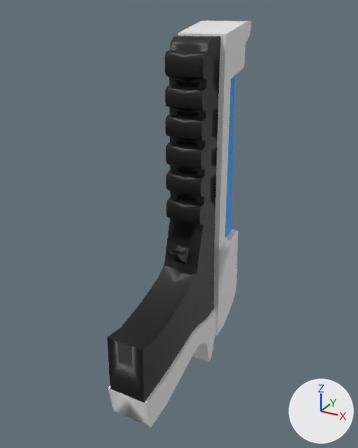
The FBX model Assets/3D/Pistol.fbx: old version first, new version second.
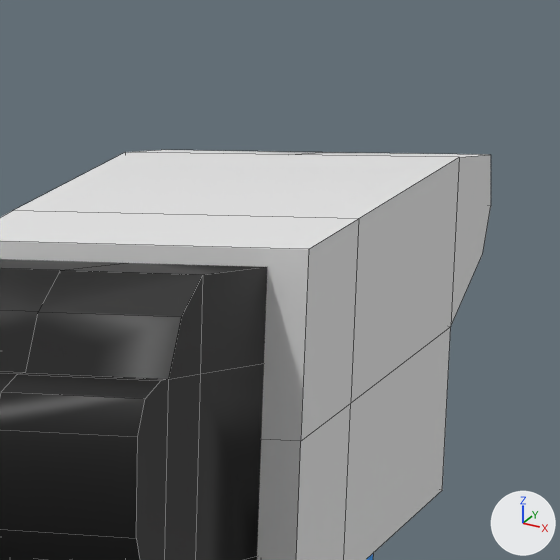
Each version is shown whole from a 50 mm camera at (0.644, -1.233, 0.523) aimed at (-0.002, -0.058, -0.064), then close up on the part from 51% to 73% of the width and 0% to 17% of the height. The axes (+X, +Y, +Z) are drawn at lower right. The lights are the same throughout. The close-ups show mesh edges as thin lines. Vertices at the same position are counted once.

The scene before the commit, as lines of its bpy script (objects in view):
```python
me_cube_007 = bpy.data.meshes.new('Cube.007')
me_cube_007.from_pydata(...)  # 437 vertices, 428 faces; spans x -0.073..0.073, y -0.361..0.246, z -0.615..0.483
# faces by material slot: [149, 276, 3]
me_cube_007.materials.append(mat_primarycolor)  # white #e7e7e7
me_cube_007.materials.append(mat_secondarycolor)  # black #000000
me_cube_007.materials.append(mat_glowmaterial)  # blue #009bff
# before: 1 (0.073, 0.21, 0.483) at pixel (459, 157), 4 (0.0, 0.21, 0.483) at pixel (288, 154), 6 (0.073, 0.112, 0.464) at pixel (358, 218), 285 (-0.073, 0.21, 0.483) at pixel (125, 152), 288 (-0.073, 0.112, 0.464) at pixel (12, 210)
ob_pistol = bpy.data.objects.new('Pistol', me_cube_007)
ob_pistol.location = (0.0, 0.0, 0.0)
```
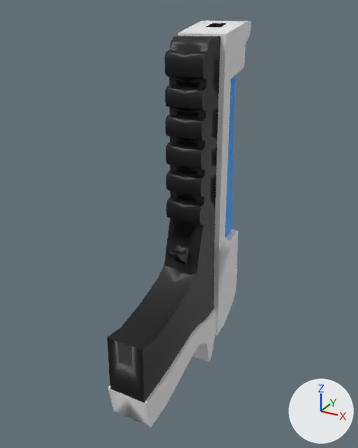
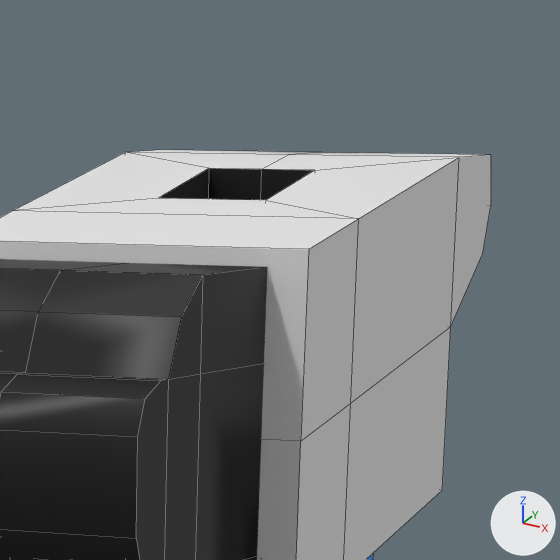
The change, as a list of edits to the scene's bpy script:
```text
Change me_cube_007:
    where me_cube_007.from_pydata(...)  # 437 vertices, 428 faces; spans x -0.073..0.073, y -0.361..0.246, z -0.615..0.483
    used by ob_pistol; location = (0.0, 0.0, 0.0)
    verts and faces of me_cube_007; kept vertices keep their numbers, new ones are numbered from 437
    me_cube_007 part 1
    add delete_faces([(1, 4, 285, 288, 6)])
    add verts[437] = (0.023, 0.184, 0.448)
    add verts[438] = (0.0, 0.184, 0.448)
    add verts[439] = (-0.023, 0.184, 0.448)
    add for new, old in zip([440, 441, 442], [437, 438, 439]): verts[new] = verts[old] + (0.0, 0.0, 0.03)
    add verts[443] = (0.023, 0.139, 0.469)  # pixel (265, 200)
    add verts[444] = (-0.023, 0.139, 0.469)  # pixel (158, 198)
    add verts[445] = (0.023, 0.138, 0.438)
    add verts[446] = (-0.023, 0.138, 0.438)
    add faces += [(439, 442, 444, 446), (437, 438, 439, 446, 445), (437, 445, 443, 440), (438, 441, 442, 439), (437, 440, 441, 438), (443, 445, 446, 444)]  # mat_secondarycolor (black #000000)
    add faces += [(1, 440, 443, 6), (1, 4, 441, 440), (285, 288, 444, 442), (4, 285, 442, 441), (6, 443, 444, 288)]  # mat_primarycolor (white #e7e7e7)
```

What differs and where, as boxes (x1, y1, x2, y2) in the close-ups (560 x 560 px):
part 1 of me_cube_007, built on
    both: (13, 152, 459, 219)
